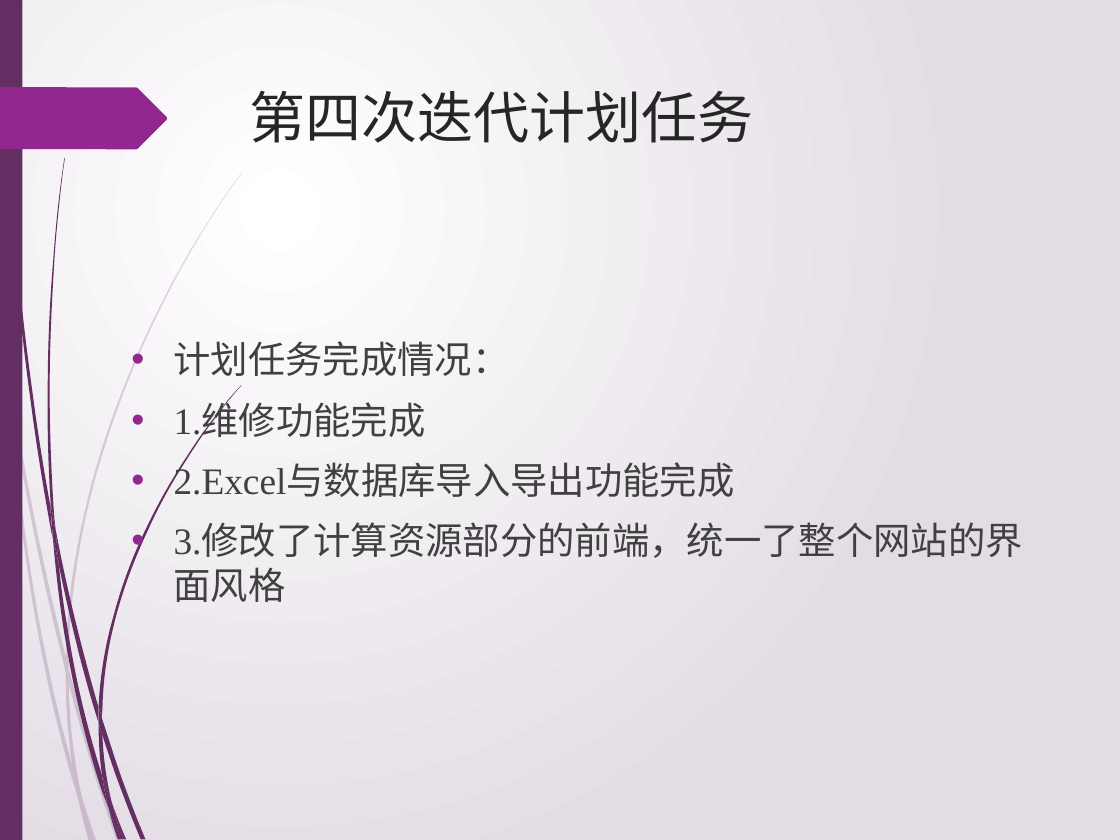
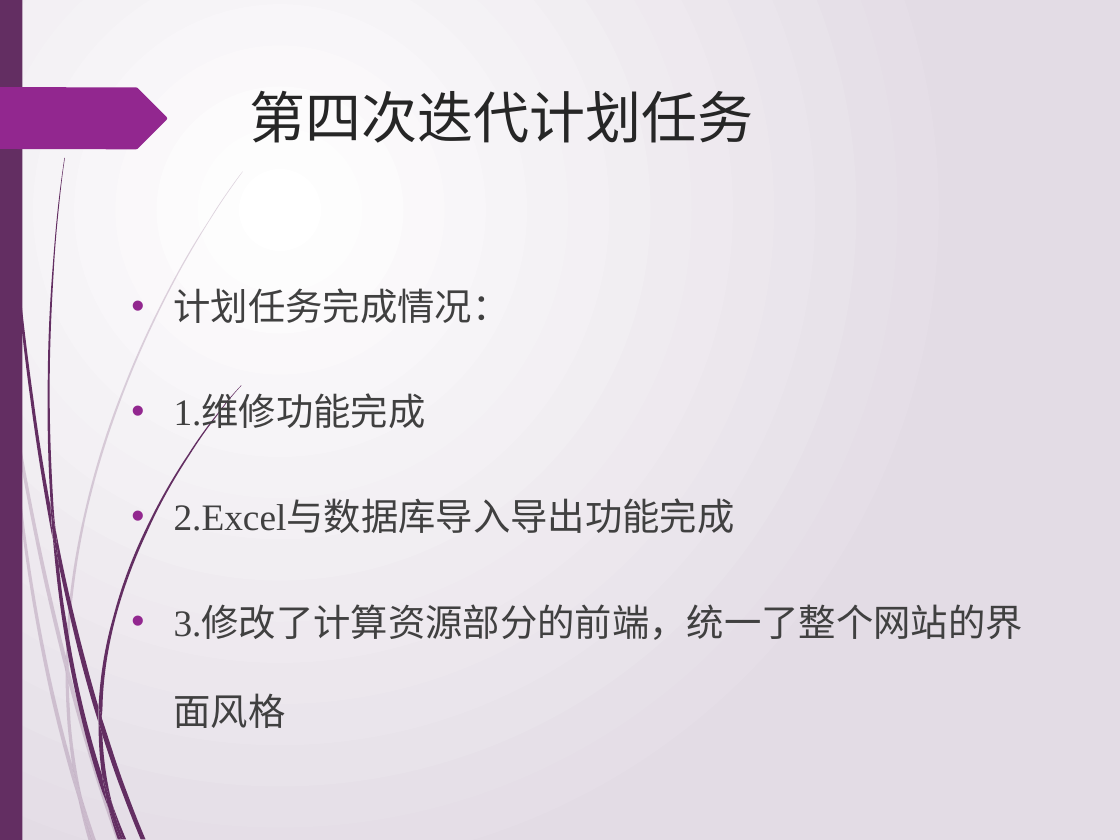
Before and after one commit to jiguanglizipao/LSMS, a slide deck: slide 3 of ppt_of_sprint/sprint4.pptx. Drawn at 1120x840 pixels with LibreOffice and Linux fonts; fonts in the diff are those of the drawing. Boxes give left, top, right and bottom in pixels: in the first picture for what was removed or moved away, otherwise in the second. Text is boxed around its words. In the diff, an @@ line names an element or a change of style, - is before the commit and + after.

Commit message:
修改了sprint4展示PPT的文字风格

```diff
--- a/ppt_of_sprint/sprint4.pptx
+++ b/ppt_of_sprint/sprint4.pptx
@@ text "计划任务完成情况：": place and size @@
-text "计划任务完成情况：" at (174,341,1023,602)
+text "计划任务完成情况：" at (174,288,1023,728)
@@ text "计划任务完成情况：" at (174,288,1023,728): line spacing 1 to 2 @@
```
Also in this commit, not shown: 2 other slides changed.
